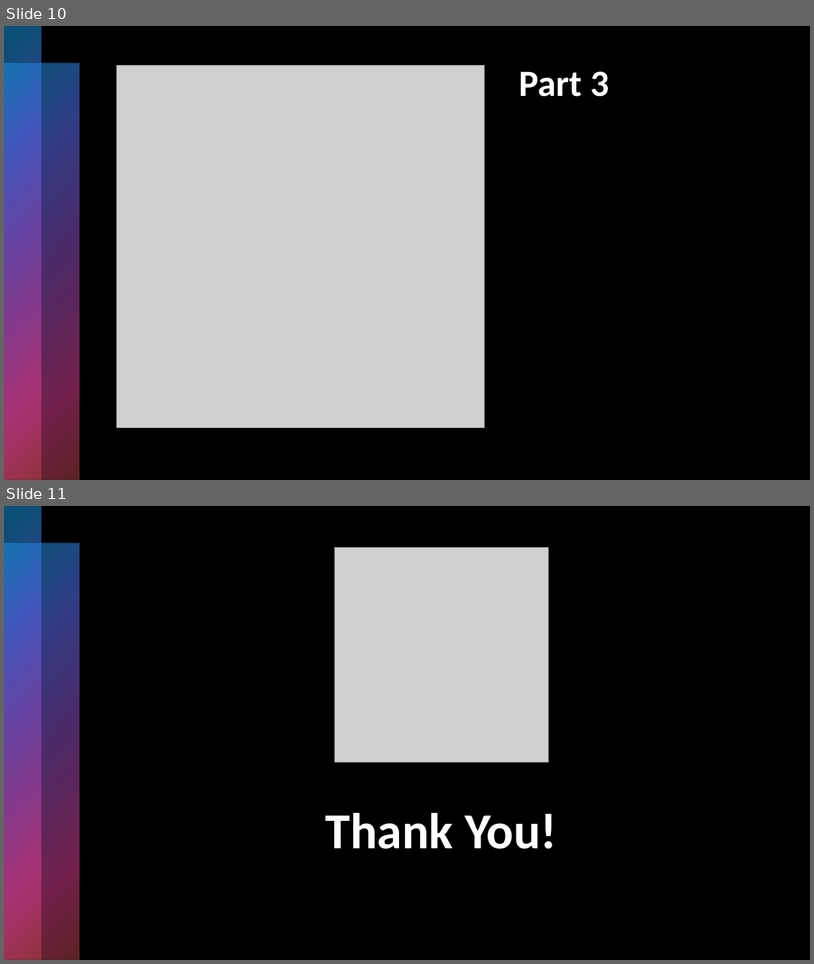
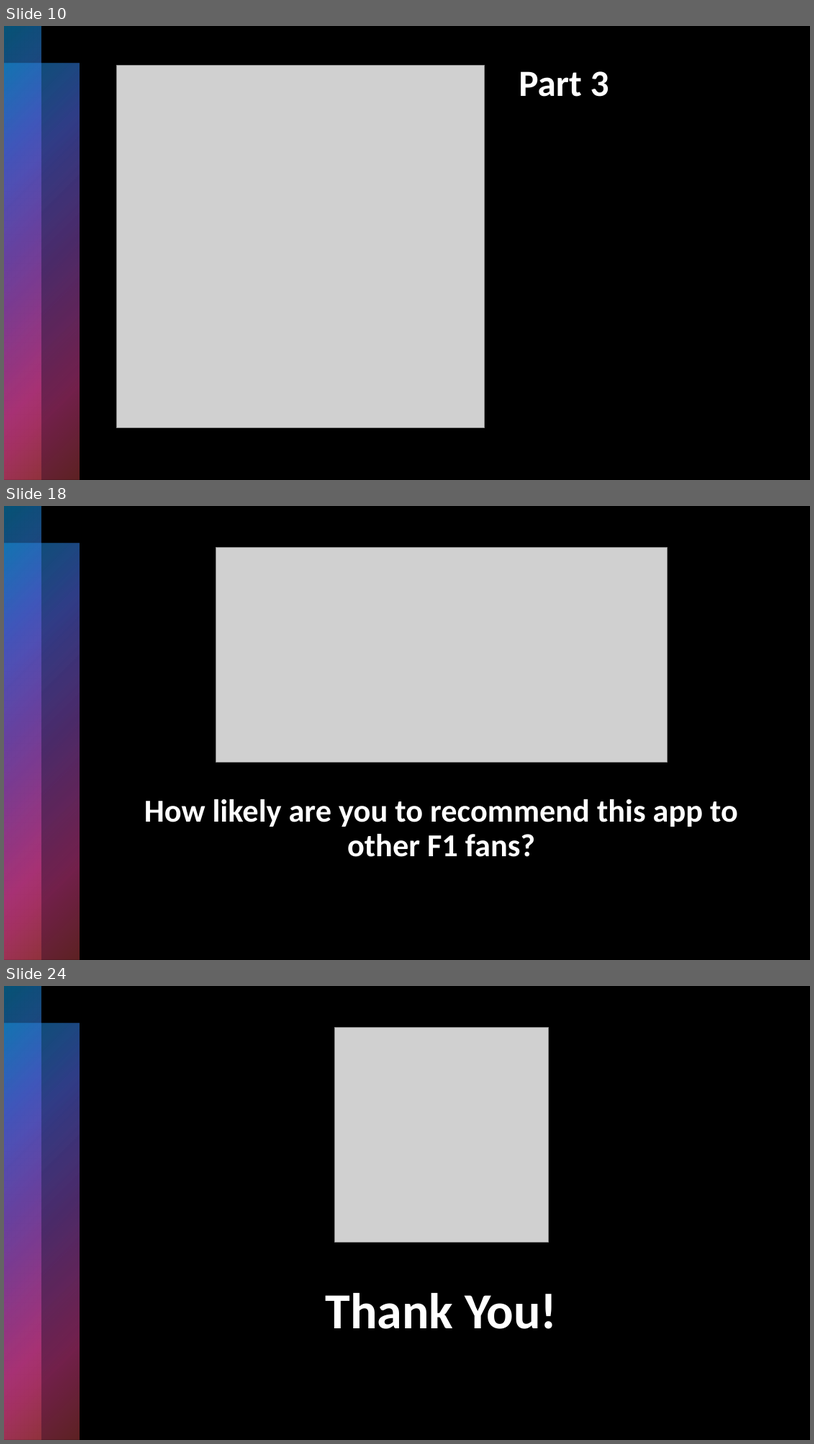
Before and after one commit to andrzejjnk/F1App, a slide deck: CEM/CEM.pptx. Shown one above the other, each under a label of ours: slides 10 and 11 before the commit, slides 10, 18 and 24 after it; the slides between them are not shown. The pictures are 814x964 and 814x1444 pixels, drawn with LibreOffice and Linux fonts; fonts in the diff are those of the drawing; grey boxes stand for pictures. Boxes give left, top, right and bottom in pixels: in the first picture for what was removed or moved away, otherwise in the second. Text is boxed around its words. In the diff, an @@ line names an element or a change of style, - is before the commit and + after.

```diff
--- a/CEM/CEM.pptx
+++ b/CEM/CEM.pptx
@@ slide 18 added at [4,506,810,960], background #000000; not listed: 2 template elements that a slide beside it also shows @@
@@ rectangle added at [4,506,95,960], fill gradient #0BA5E8 to #5066E1 to #894EC0 to #E54196 to #BE4449 @@
@@ rectangle added at [4,506,810,960], fill #000000 @@
@@ rectangle added at [4,506,41,960], fill gradient #0BA5E8 to #5066E1 to #894EC0 to #E54196 to #BE4449 @@
@@ rectangle added at [4,543,79,960], fill gradient #0BA5E8 to #5066E1 to #894EC0 to #E54196 to #BE4449 @@
@@ picture added at [216,548,668,762] @@
@@ rectangle added at [4,597,188,960], fill gradient #0BA5E8 to #5066E1 to #894EC0 to #E54196 to #BE4449 @@
@@ title added at [144,799,738,857], 38 pt, text #FFFFFF, bold @@
+How likely are you to recommend this app to other F1 fans?
@@ what was slide 11 is now slide 24 @@
```
Also in this commit, not shown: 12 other slides added, 14 other files.
